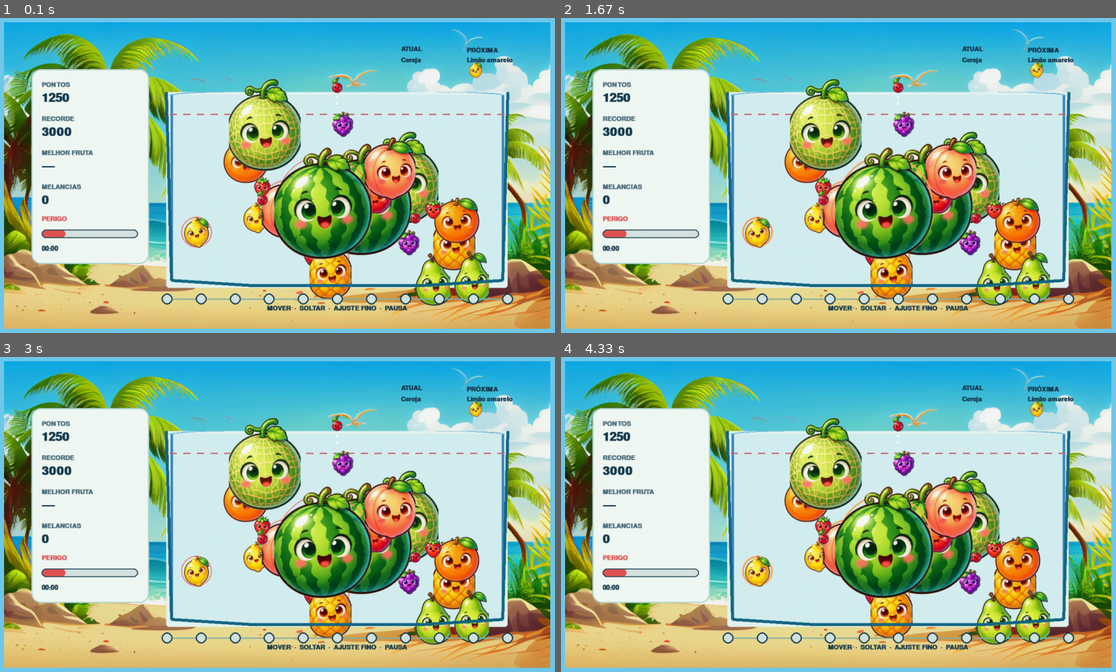
Above: before the commit, frames 1-4 (two rows, left to right).
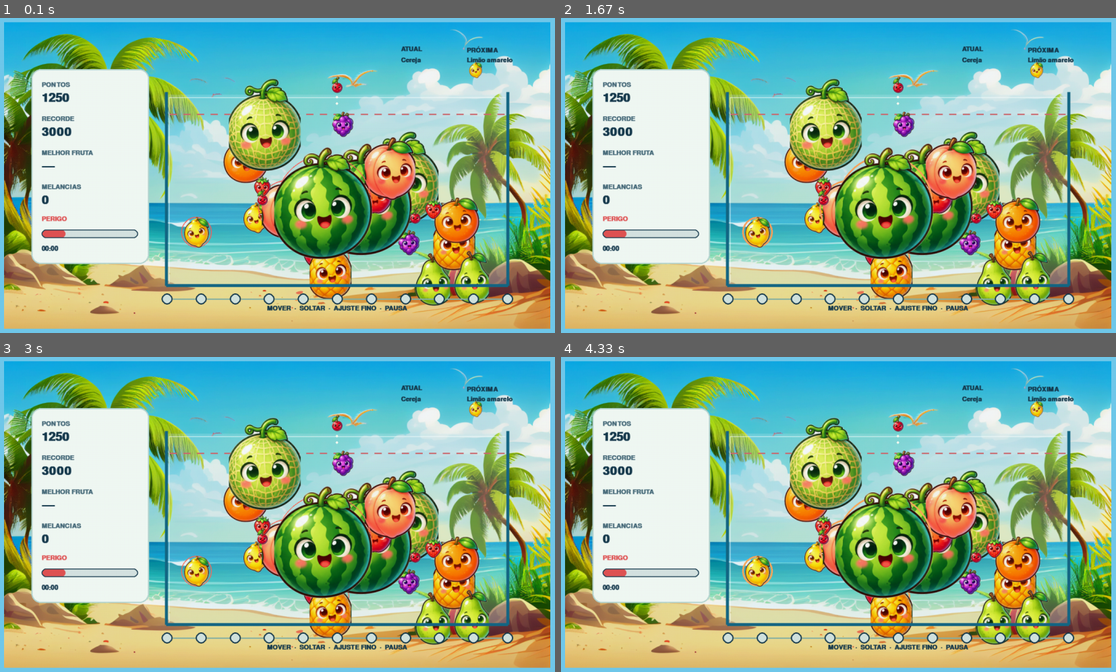
Above: after the commit, the same moments.

Repository: ElioGaldino3/suikaelika
Game: pygame game, started from tools/performance.py
The game is run twice, just before and just after one commit, with the same random seed, the same clock (stepped at 60 frames per second) and the same inputs.
Inputs:
- Up to frame 1 (0.1 s): no input
- Up to frame 2 (1.67 s): no input
- Up to frame 3 (3 s): no input
- Up to frame 4 (4.33 s): no input

The runs differ from the first frame. In frame 1, 18% of the frame differs, in the area x 29-92%, y 23-86%; in frame 2, 17%; in frame 3, 18%; in frame 4, 17%.

Commit message:
Prepare Pygame Batocera build and rectangular glass basket

Diff:
--- a/suika_elika/container_geometry.py
+++ b/suika_elika/container_geometry.py
@@ -13,14 +13,12 @@
 def bowl_outline_points(
     width: float, height: float, edge: float
 ) -> tuple[tuple[float, float], ...]:
-    """Return the open-top bowl outline with a shallow curved bottom profile."""
+    """Return the open-top rectangular basket outline with a flat floor."""
     return (
-        (edge * 2, edge),
-        (width - edge * 2, edge),
-        (width - edge * 2, height - edge * 3),
-        (width * 3 / 4, height - edge),
-        (width / 4, height - edge),
-        (edge * 2, height - edge * 3),
+        (0.0, edge),
+        (width, edge),
+        (width, height - edge),
+        (0.0, height - edge),
     )
 
 
--- a/suika_elika/game/physics.py
+++ b/suika_elika/game/physics.py
@@ -200,13 +200,13 @@
             pymunk.Segment(
                 self.space.static_body,
                 (left_x, start_y),
-                (left_x, self.config.height - edge * 3 + half),
+                (left_x, self.config.height - edge + half),
                 half,
             ),
             pymunk.Segment(
                 self.space.static_body,
                 (right_x, start_y),
-                (right_x, self.config.height - edge * 3 + half),
+                (right_x, self.config.height - edge + half),
                 half,
             ),
             *(
--- a/suika_elika/game/spawning.py
+++ b/suika_elika/game/spawning.py
@@ -21,7 +21,7 @@
 DEFAULT_HEIGHT = 460.0
 DEFAULT_LAUNCH_Y = -18.0
 DEFAULT_SIDE_MARGIN = 4.0
-DEFAULT_CONTACT_COOLDOWN = 0.35
+DEFAULT_CONTACT_COOLDOWN = 0.2
 DEFAULT_CONTACT_TIMEOUT = 1.0
 DEFAULT_SPAWN_TOLERANCE = 0.5
 
--- a/suika_elika/rendering/procedural.py
+++ b/suika_elika/rendering/procedural.py
@@ -77,7 +77,7 @@
         return {entry.fruit_id: self.fruit_surface(entry) for entry in catalog.entries}
 
     def container_surface(self, size: tuple[int, int] = (800, 460)) -> Surface:
-        """Return a transparent bowl overlay sized for the logical playfield."""
+        """Return a translucent square-sided glass basket overlay."""
         self._validate_size(size)
         width, height = size
         cached = self._container_cache.get(size)
@@ -87,25 +87,30 @@
         pygame = self._pygame
         surface = pygame.Surface(size, pygame.SRCALPHA, 32)
         edge = bowl_edge(width, height)
-        rim = (62, 137, 191)
-        inner = (192, 231, 241, 110)
+        rim = (62, 137, 191, 205)
+        glass = (192, 231, 241, 64)
         points = [
             tuple(round(value) for value in point)
             for point in bowl_outline_points(width, height, edge)
         ]
-        pygame.draw.polygon(surface, inner, points)
-        pygame.draw.line(surface, rim, points[0], points[-1], edge)
+        pygame.draw.polygon(surface, glass, points)
+        pygame.draw.line(surface, rim, points[0], points[3], edge)
         pygame.draw.line(surface, rim, points[1], points[2], edge)
         pygame.draw.line(surface, rim, points[2], points[3], edge)
-        pygame.draw.line(surface, rim, points[3], points[4], edge)
-        pygame.draw.line(surface, rim, points[4], points[5], edge)
-        pygame.draw.arc(
-            surface,
-            (124, 190, 220),
-            (edge, -edge, width - 2 * edge, edge * 5),
-            0.08,
-            pi - 0.08,
-            max(2, edge // 2),
+        highlight = (245, 255, 255, 175)
+        pygame.draw.line(
+            surface,
+            highlight,
+            (edge, edge * 2),
+            (width - edge, edge * 2),
+            max(2, edge // 3),
+        )
+        pygame.draw.line(
+            surface,
+            highlight,
+            (edge, edge * 2),
+            (edge, height - edge * 2),
+            max(2, edge // 3),
         )
         self._container_cache[size] = surface
         return surface
--- a/suika_elika/rendering/renderer.py
+++ b/suika_elika/rendering/renderer.py
@@ -24,7 +24,6 @@
 BACKGROUND = (112, 201, 235)
 INK = (24, 59, 78)
 DANGER = (228, 85, 85)
-CONTAINER_INNER = (232, 247, 243)
 
 
 class Renderer:
@@ -145,14 +144,7 @@
         self._present()
 
     def _draw_world_backdrop(self) -> None:
-        pygame = self._pygame
         x, y = round(WORLD_ORIGIN.x), round(WORLD_ORIGIN.y)
-        pygame.draw.rect(
-            self._logical,
-            CONTAINER_INNER,
-            (x, y, int(WORLD_WIDTH), int(WORLD_HEIGHT)),
-            border_radius=6,
-        )
         self._logical.blit(self._container, (x, y))
         danger_y = round(y + 52)
         dash = 16
--- a/tests/game/test_physics.py
+++ b/tests/game/test_physics.py
@@ -33,8 +33,8 @@
 
     assert world.config.fixed_dt == pytest.approx(1 / 120)
     assert world.space.gravity == (0, 1000)
-    assert len(world.space.static_body.shapes) == 5
-    assert len(world.space.shapes) == 5
+    assert len(world.space.static_body.shapes) == 3
+    assert len(world.space.shapes) == 3
     assert all(isinstance(shape, pymunk.Segment) for shape in world.space.shapes)
 
 
@@ -110,7 +110,7 @@
     assert world.poses(("upward",))[0].pose.position.y < -5
 
 
-def test_bowl_floor_has_a_shallow_rising_profile_at_the_sides() -> None:
+def test_basket_floor_is_flat_and_sides_are_vertical() -> None:
     world = PhysicsWorld()
     floors = tuple(
         shape
@@ -118,16 +118,15 @@
         if isinstance(shape, pymunk.Segment) and shape.a.x != shape.b.x
     )
 
-    assert len(floors) == 3
-    assert sum(isclose(shape.a.y, shape.b.y, abs_tol=1e-9) for shape in floors) == 1
-    assert {
-        shape.a.y < shape.b.y
-        for shape in floors
-        if not isclose(shape.a.y, shape.b.y, abs_tol=1e-9)
-    } == {
-        True,
-        False,
-    }
+    assert len(floors) == 1
+    assert isclose(floors[0].a.y, floors[0].b.y, abs_tol=1e-9)
+
+    sides = tuple(
+        shape
+        for shape in world.space.shapes
+        if isinstance(shape, pymunk.Segment) and shape.a.x == shape.b.x
+    )
+    assert len(sides) == 2
 
 
 def test_default_materials_reduce_bounce_and_residual_motion() -> None:
--- a/tests/game/test_session.py
+++ b/tests/game/test_session.py
@@ -213,8 +213,8 @@
     session.step(launch_contacted=True)
     danger_state = session._danger.state(launch_id)
     assert danger_state is not None and danger_state.contact_age_seconds == 0
-    # Contact starts the 0.35 s minimum cooldown; elapsed time still applies.
-    for _ in range(41):
+    # Contact starts the 0.2 s minimum cooldown; elapsed time still applies.
+    for _ in range(24):
         session.step()
     assert session.snapshot.drop_ready
     session.step(_drop_frame(2))
--- a/tests/game/test_spawning.py
+++ b/tests/game/test_spawning.py
@@ -135,9 +135,9 @@
 
     busy = launcher.handle_drop(InputEdge(21, InputAction.DROP))
     assert not busy.accepted and busy.reason == "launcher_not_ready"
-    assert launcher.advance(0.2) is LauncherState.WAIT_CONTACT
+    assert launcher.advance(0.1) is LauncherState.WAIT_CONTACT
     assert launcher.advance(0.01, launch_contacted=True) is LauncherState.COOLDOWN
-    assert launcher.advance(0.13) is LauncherState.COOLDOWN
+    assert launcher.advance(0.08) is LauncherState.COOLDOWN
     assert launcher.advance(0.01) is LauncherState.READY
     assert sequence.accepted_drops == 1
 
@@ -152,7 +152,7 @@
     launcher, _, _ = _launcher()
     assert launcher.handle_drop(InputEdge(30, InputAction.DROP)).accepted
     assert launcher.advance(0.1, launch_body_active=False) is LauncherState.COOLDOWN
-    assert launcher.advance(0.24) is LauncherState.COOLDOWN
+    assert launcher.advance(0.09) is LauncherState.COOLDOWN
     assert launcher.advance(0.01) is LauncherState.READY
 
     assert launcher.handle_drop(InputEdge(31, InputAction.DROP)).accepted
--- a/tests/packaging/test_layout.py
+++ b/tests/packaging/test_layout.py
@@ -1,6 +1,10 @@
-"""Local checks for the source-tree launchers prepared for Batocera."""
+"""Local checks for the Pygame package prepared for Batocera."""
 
 from pathlib import Path
+
+import pytest
+
+from tools.build_batocera import build_package
 
 ROOT = Path(__file__).resolve().parents[2]
 PACKAGING = ROOT / "packaging" / "batocera"
@@ -22,33 +26,47 @@
     assert (ROOT / "assets" / "backgrounds" / "gameplay.png").is_file()
 
 
-def test_ports_launcher_uses_hidden_data_folder_quotes_paths_and_exec() -> None:
-    launcher = PACKAGING / "ports" / "Suika Elika.sh"
-    raw = launcher.read_bytes()
-    source = raw.decode("utf-8")
+def test_build_creates_and_replaces_the_pygame_installation_folder(tmp_path: Path) -> None:
+    for directory in ("suika_elika", "data", "assets"):
+        (tmp_path / directory).mkdir()
+        (tmp_path / directory / "marker").write_text(directory, encoding="utf-8")
+    cache = tmp_path / "suika_elika" / "__pycache__"
+    cache.mkdir()
+    (cache / "cached.pyc").write_bytes(b"cache")
+    entrypoint = tmp_path / "packaging" / "batocera" / "pygame" / "SuikaElika.pygame"
+    entrypoint.parent.mkdir(parents=True)
+    entrypoint.write_text("print('run')\n", encoding="utf-8")
 
-    assert b"\r" not in raw
-    assert source.startswith("#!/bin/sh\n")
-    assert '"$(dirname -- "$0")"' in source
-    assert '"$PORTS_DIR/.data/SuikaElika"' in source
-    assert 'PYTHON="${SUIKA_ELIKA_PYTHON:-python3}"' in source
-    assert '"$PYTHON" "$GAME_DIR/SuikaElika.pygame" "$@"' in source
-    assert "exec " in source
-    assert "SDL_" not in source
-    assert "export DISPLAY" not in source
+    output = build_package(tmp_path)
+    (output / "stale-file").write_text("old", encoding="utf-8")
+    output = build_package(tmp_path)
+
+    assert output == tmp_path / "dist" / "SuikaElika"
+    assert (output / "SuikaElika.pygame").read_text(encoding="utf-8") == "print('run')\n"
+    for directory in ("suika_elika", "data", "assets"):
+        assert (output / directory / "marker").is_file()
+    assert (output / "README-BATOCERA.txt").is_file()
+    assert not (output / "stale-file").exists()
+    assert not (output / "suika_elika" / "__pycache__").exists()
 
 
-def test_installation_instructions_cover_both_launch_modes_and_limits() -> None:
+def test_build_rejects_output_outside_dist(tmp_path: Path) -> None:
+    with pytest.raises(ValueError, match="inside the project's dist"):
+        build_package(tmp_path, tmp_path / "outside")
+
+
+def test_installation_instructions_cover_pygame_and_limits() -> None:
     instructions = " ".join(
         (ROOT / "docs" / "BATOCERA.md").read_text(encoding="utf-8").split()
     )
 
     assert "/userdata/roms/pygame" in instructions
-    assert "/userdata/roms/ports/.data/SuikaElika" in instructions
+    assert "dist/SuikaElika" in instructions
+    assert "SuikaElika.pygame" in instructions
     assert "python3" in instructions
     assert "Pygame" in instructions
     assert "Pymunk" in instructions
-    assert "jogador 1" in instructions
-    assert "mesma identidade GUID/nome" in instructions
-    assert "não foi homologada" in instructions.casefold()
-    assert '"$PROJECT_ROOT/assets"' in instructions
+    assert "joystick" in instructions.casefold()
+    assert "não comprovam compatibilidade" in instructions.casefold()
+    assert "ports" not in instructions.casefold()
+    assert "diagnostics.py" in instructions
--- a/tests/rendering/test_procedural.py
+++ b/tests/rendering/test_procedural.py
@@ -60,6 +60,8 @@
     assert art.container_surface((640, 400)) is container
     assert art.background_surface((960, 540)) is background
     assert container.get_flags() & pygame.SRCALPHA
+    center = container.get_at((320, 200))
+    assert 0 < center.a < 255
 
 
 @pytest.mark.parametrize("size", [(0, 10), (10, -1), (1.5, 3), (10,), (1, 2, 3)])
--- /dev/null
+++ b/tools/build_batocera.py
@@ -0,0 +1,88 @@
+"""Build the source package installed by Batocera's Pygame system."""
+
+from __future__ import annotations
+
+import argparse
+import shutil
+import tempfile
+from collections.abc import Sequence
+from pathlib import Path
+
+ROOT = Path(__file__).resolve().parents[1]
+PACKAGE_DIRS = ("suika_elika", "data", "assets")
+ENTRYPOINT = Path("packaging") / "batocera" / "pygame" / "SuikaElika.pygame"
+INSTALL_GUIDE = """Suika Elika — Batocera Pygame build
+
+Copy this complete folder to /userdata/roms/pygame/SuikaElika.
+The file SuikaElika.pygame is the Python entry point; it is not a binary.
+Refresh the game list in EmulationStation, then launch Pygame > SuikaElika.
+
+Batocera must provide a compatible Python, Pygame/SDL and Pymunk runtime.
+"""
+
+
+def build_package(
+    source_root: Path = ROOT, output_dir: Path | None = None
+) -> Path:
+    """Copy the runtime files into a clean, ready-to-install game folder."""
+    source_root = source_root.resolve()
+    dist_path = source_root / "dist"
+    if dist_path.is_symlink():
+        raise ValueError("project dist directory must not be a symlink")
+    dist_root = dist_path.resolve()
+    requested_target = output_dir or dist_root / "SuikaElika"
+    target = requested_target if requested_target.is_absolute() else source_root / requested_target
+    target = target.absolute()
+    if target.parent != dist_root:
+        raise ValueError(
+            "output directory must be inside the project's dist as a direct child"
+        )
+    if target.is_symlink():
+        raise ValueError("output directory must not be a symlink")
+
+    required_sources = (*PACKAGE_DIRS, str(ENTRYPOINT))
+    missing = [path for path in required_sources if not (source_root / path).exists()]
+    if missing:
+        raise FileNotFoundError("missing package inputs: " + ", ".join(missing))
+
+    dist_root.mkdir(parents=True, exist_ok=True)
+    target.parent.mkdir(parents=True, exist_ok=True)
+    stage = Path(tempfile.mkdtemp(prefix=".suika-elika-build-", dir=dist_root))
+    try:
+        for directory in PACKAGE_DIRS:
+            shutil.copytree(
+                source_root / directory,
+                stage / directory,
+                ignore=shutil.ignore_patterns("__pycache__", "*.pyc", "*.pyo"),
+            )
+        shutil.copy2(source_root / ENTRYPOINT, stage / "SuikaElika.pygame")
+        (stage / "README-BATOCERA.txt").write_text(INSTALL_GUIDE, encoding="utf-8")
+
+        if target.exists():
+            if target.is_dir() and not target.is_symlink():
+                shutil.rmtree(target)
+            else:
+                target.unlink()
+        stage.rename(target)
+    except BaseException:
+        shutil.rmtree(stage, ignore_errors=True)
+        raise
+    return target
+
+
+def main(argv: Sequence[str] | None = None) -> int:
+    parser = argparse.ArgumentParser(description=__doc__)
+    parser.add_argument(
+        "--output",
+        type=Path,
+        help="package folder to create (must stay inside ./dist)",
+    )
+    args = parser.parse_args(argv)
+    output = build_package(output_dir=args.output)
+    print(f"Batocera Pygame package built: {output}")
+    print("Copy this folder to /userdata/roms/pygame/SuikaElika")
+    return 0
+
+
+if __name__ == "__main__":
+    raise SystemExit(main())
Not shown, changed: README.md
Not shown, changed: TODO.md
Not shown, changed: docs/ARCHITECTURE.md
Not shown, changed: docs/BATOCERA.md
Not shown, changed: docs/PROJECT.md
Not shown, removed: packaging/batocera/ports/Suika Elika.sh
